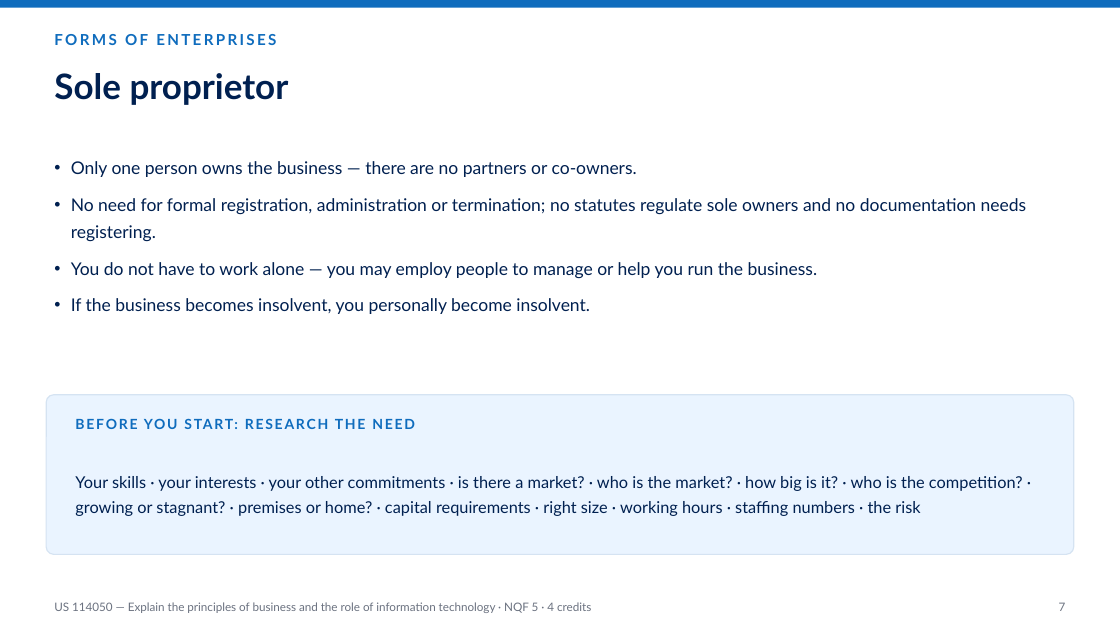
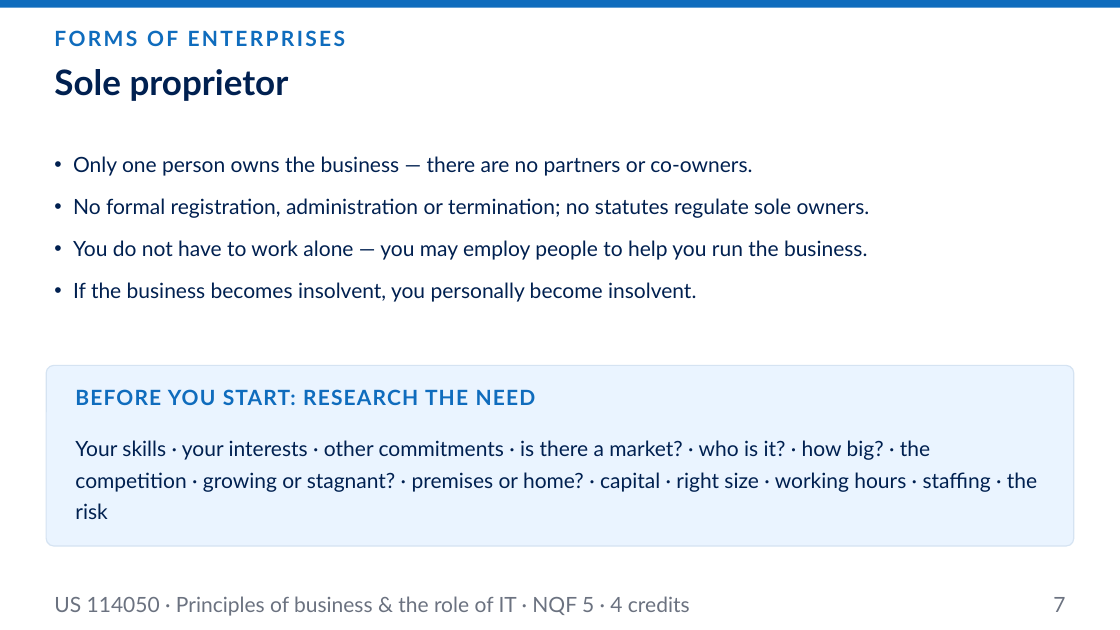
Before and after one commit to andrekyle/ITsystemsupport, a slide deck: slide 7 of public/downloads/US-114050-Principles-of-Business.pptx. Drawn at 1120x630 pixels with LibreOffice and Linux fonts; fonts in the diff are those of the drawing. Boxes give left, top, right and bottom in pixels: in the first picture for what was removed or moved away, otherwise in the second. Text is boxed around its words. In the diff, an @@ line names an element or a change of style, - is before the commit and + after.

```diff
--- a/public/downloads/US-114050-Principles-of-Business.pptx
+++ b/public/downloads/US-114050-Principles-of-Business.pptx
@@ text "FORMS OF ENTERPRISES" at (x1=54, y1=30, x2=346, y2=46): size 13 to 18 pt @@
@@ text "Sole proprietor" moved from (x1=54, y1=73, x2=289, y2=105) to (x1=54, y1=69, x2=289, y2=101) @@
@@ text at (x1=73, y1=156, x2=752, y2=302): size 15 to 18 pt in "Only one person owns the business — ...", "If the business becomes insolvent, you personally ..."; indent changed; line spacing 1.3 to 1.2; more space between paragraphs @@
@@ text at (x1=73, y1=198, x2=870, y2=260): text changed; size 15 to 18 pt @@
-• No need for formal registration, administration or termination; no statutes regulate sole owners and no documentation needs registering.
-• You do not have to work alone — you may employ people to manage or help you run the business.
+• No formal registration, administration or termination; no statutes regulate sole owners.
+• You do not have to work alone — you may employ people to help you run the business.
@@ rounded rectangle resized from (x1=46, y1=395, x2=1074, y2=555) to (x1=46, y1=365, x2=1074, y2=546) @@
@@ rounded rectangle at (x1=46, y1=365, x2=1074, y2=546): proportions changed @@
@@ text "BEFORE YOU START: RESEARCH THE ..." moved from (x1=67, y1=412, x2=1053, y2=437) to (x1=75, y1=389, x2=536, y2=405) @@
@@ text "BEFORE YOU START: RESEARCH THE ..." at (x1=75, y1=389, x2=536, y2=405): size 12 to 18 pt, letter spacing 1.5 to 1 pt @@
@@ text at (x1=75, y1=440, x2=1037, y2=519): text changed; size 14 to 18 pt @@
-Your skills · your interests · your other commitments · is there a market? · who is the market? · how big is it? · who is the competition? · growing or stagnant? · premises or home? · capital requirements · right size · working hours · staffing numbers · the risk
+Your skills · your interests · other commitments · is there a market? · who is it? · how big? · the competition · growing or stagnant? · premises or home? · capital · right size · working hours · staffing · the risk
@@ text at (x1=54, y1=596, x2=690, y2=616): text changed; size 10 to 18 pt @@
-US 114050 — Explain the principles of business and the role of information technology · NQF 5 · 4 credits
+US 114050 · Principles of business & the role of IT · NQF 5 · 4 credits
@@ text "7" at (x1=1053, y1=597, x2=1065, y2=612): size 10 to 18 pt @@
```
Also in this commit, not shown: 17 other slides changed, 1 slide added, 1 other file.
